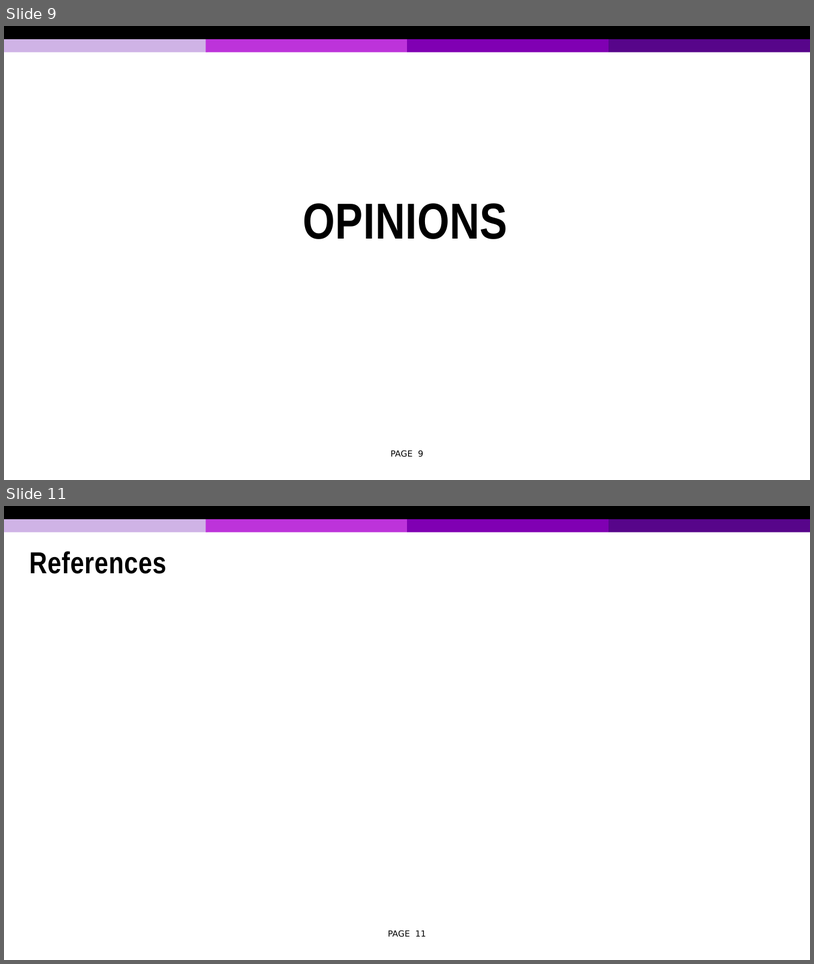
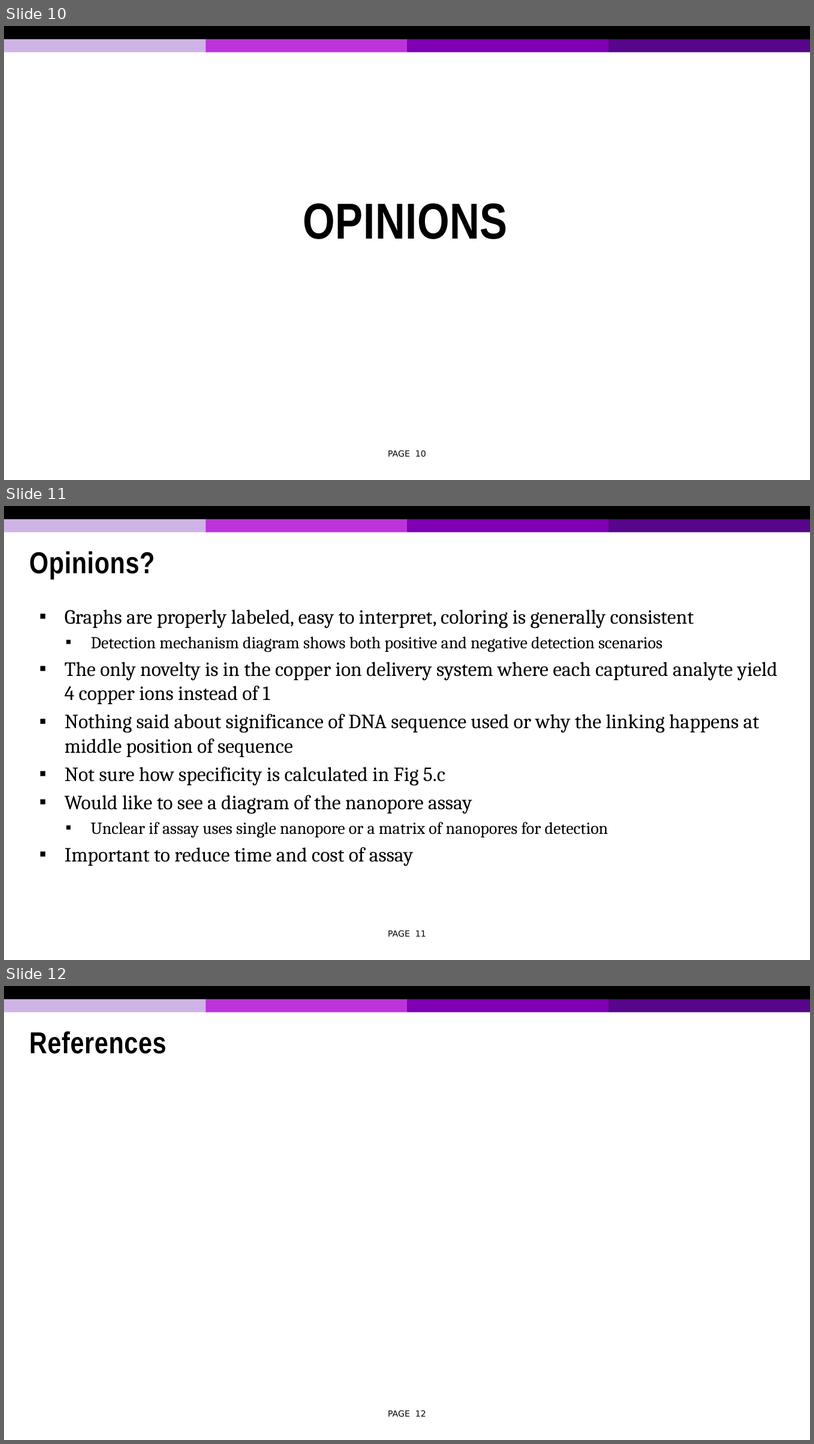
Before and after one commit to tonymin/ECE730, a slide deck: Presentation 2.pptx. Shown one above the other, each under a label of ours: slides 9 and 11 before the commit, slides 10, 11 and 12 after it; the slides between them are not shown. The pictures are 814x964 and 814x1444 pixels, drawn with LibreOffice and Linux fonts; fonts in the diff are those of the drawing; background and template pictures are left out. Boxes give left, top, right and bottom in pixels: in the first picture for what was removed or moved away, otherwise in the second. Text is boxed around its words. In the diff, an @@ line names an element or a change of style, - is before the commit and + after.

```diff
--- a/Presentation 2.pptx
+++ b/Presentation 2.pptx
@@ slide 11 added at <box>4,506,810,960</box>, background #FFFFFF; not listed: 5 template elements that a slide beside it also shows @@
@@ title added at <box>29,551,155,579</box>, 27 pt, text #000000, bold @@
+Opinions?
@@ text added at <box>65,609,778,866</box>, 18 pt, text #000000 @@
+▪ Graphs are properly labeled, easy to interpret, coloring is generally consistent
+  ▪ Detection mechanism diagram shows both positive and negative detection scenarios
+▪ The only novelty is in the copper ion delivery system where each captured analyte yield 4 copper ions instead of 1
+▪ Nothing said about significance of DNA sequence used or why the linking happens at middle position of sequence
+▪ Not sure how specificity is calculated in Fig 5.c
+▪ Would like to see a diagram of the nanopore assay
+  ▪ Unclear if assay uses single nanopore or a matrix of nanopores for detection
+▪ Important to reduce time and cost of assay
@@ page number added at <box>388,930,426,937</box>, 7.5 pt, text #000000 @@
+PAGE 11
@@ what was slide 9 is now slide 10 @@
@@ page number at <box>388,450,426,457</box>: text changed @@
-PAGE 9
+PAGE 10
@@ what was slide 11 is now slide 12 @@
@@ page number at <box>388,1410,426,1417</box>: text changed @@
-PAGE 11
+PAGE 12
```
Also in this commit, not shown: 3 slides changed, 1 other slide added, 1 slide removed, 1 other file.
